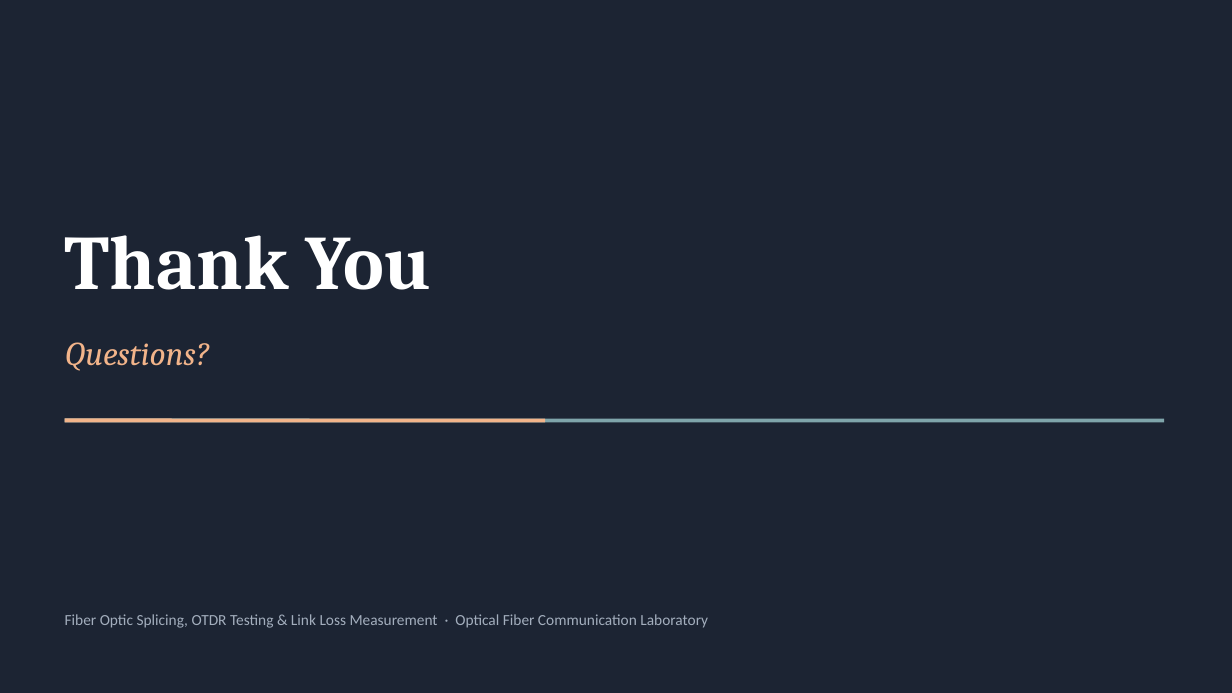
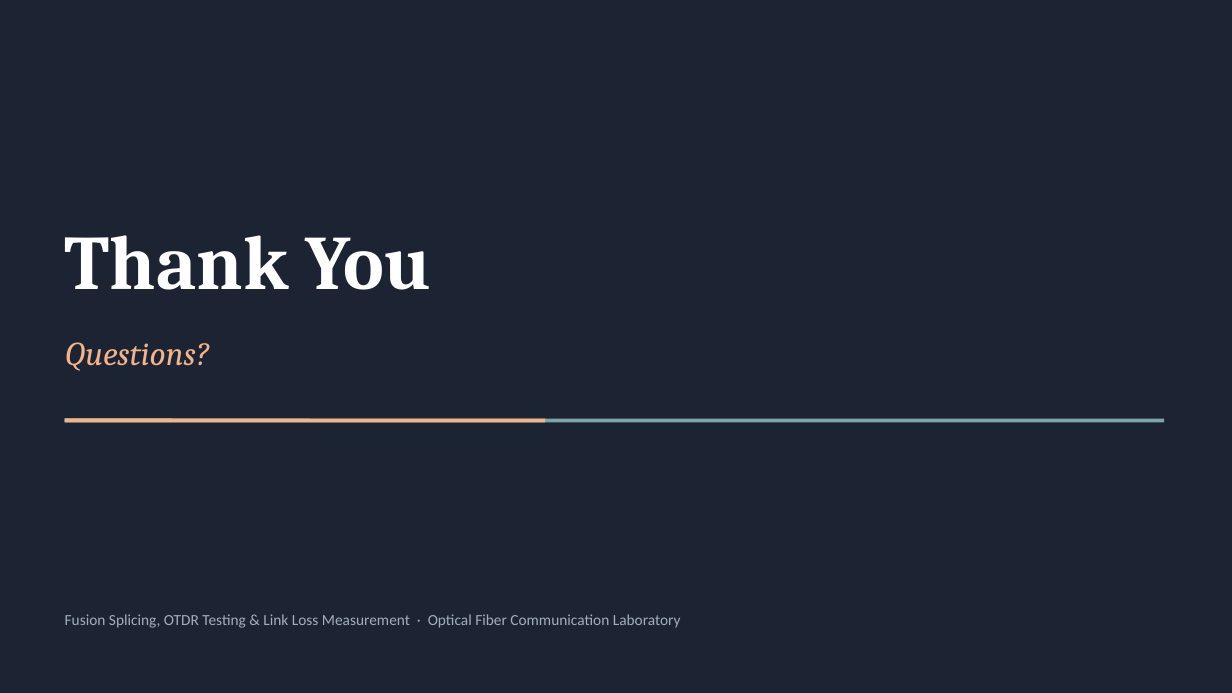
Before and after one commit to sriyansv/gemsontop, a slide deck: slide 15 of Fiber_Optic_Lab_Output/Fiber_Optic_Splicing_OTDR_Link_Loss.pptx (slide 30 before the commit). Drawn at 1232x693 pixels with LibreOffice and Linux fonts; fonts in the diff are those of the drawing. Boxes give left, top, right and bottom in pixels: in the first picture for what was removed or moved away, otherwise in the second. Text is boxed around its words. In the diff, an @@ line names an element or a change of style, - is before the commit and + after.

```diff
--- a/Fiber_Optic_Lab_Output/Fiber_Optic_Splicing_OTDR_Link_Loss.pptx
+++ b/Fiber_Optic_Lab_Output/Fiber_Optic_Splicing_OTDR_Link_Loss.pptx
@@ text at (65,614,681,628): text changed @@
-Fiber Optic Splicing, OTDR Testing & Link Loss Measurement · Optical Fiber Communication Laboratory
+Fusion Splicing, OTDR Testing & Link Loss Measurement · Optical Fiber Communication Laboratory
```
Also in this commit, not shown: 9 other slides changed, 5 slides added, 20 slides removed, 10 other files.
